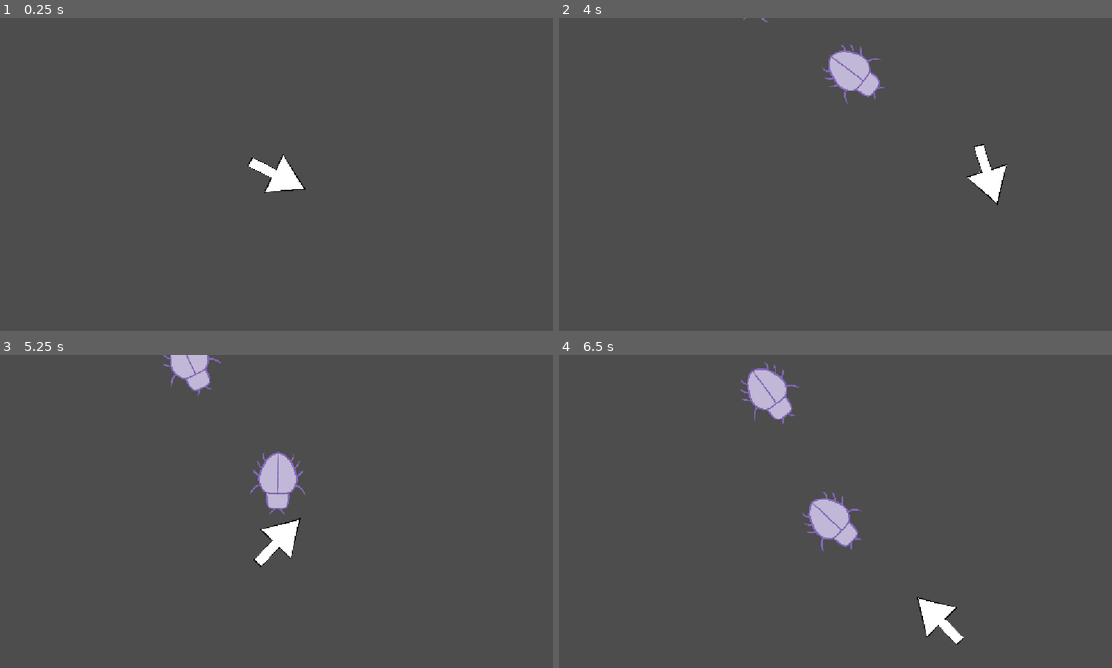
Above: before the commit, frames 1-4 (two rows, left to right).
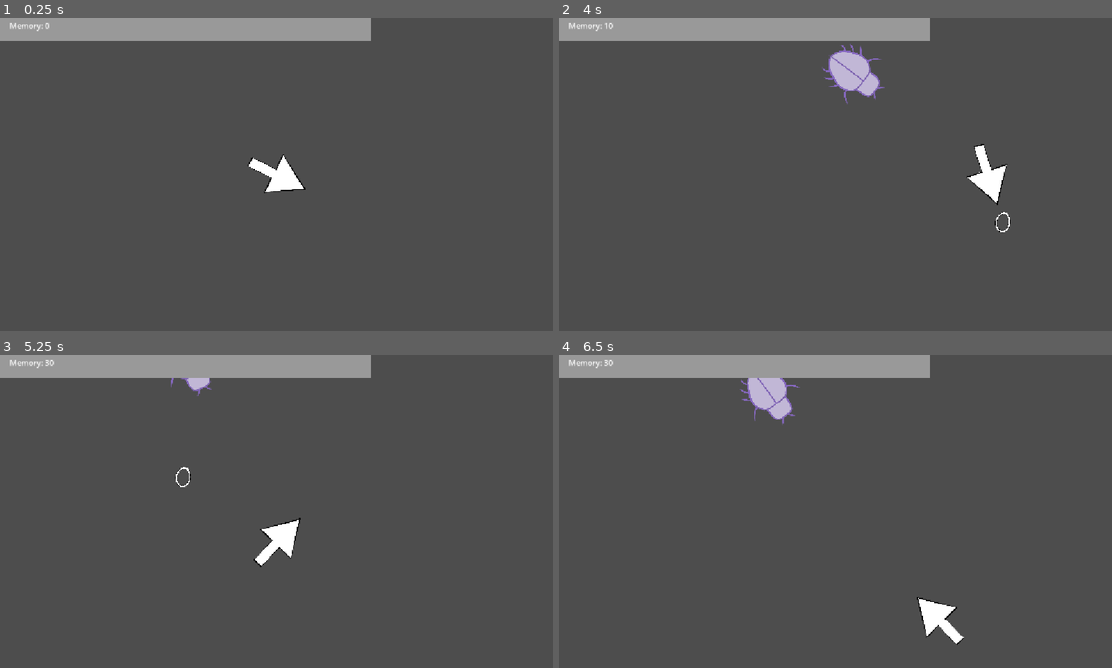
Above: after the commit, the same moments.

Repository: HaroldHuynh/2026GameJam
Game: Godot game, scene res://player/player_test_level.tscn
The game is run twice, just before and just after one commit, with the same random seed, the same clock (stepped at 60 frames per second) and the same inputs.
Inputs (mouse positions are in pixels of both pictures, inside the frame that each line leads up to):
- Up to frame 1 (0.25 s): no input
- Up to frame 2 (4 s): tap Enter at 0.5, 1.35, 2.85 s; move the mouse to (957, 158) at 0.52 s; hold D (right) 0.53-1.28 s; hold Enter 0.53-1.28 s; tap Space at 0.77, 1.52, 3.02, 3.77 s; move the mouse to (724, 190) at 1.27 s; hold S (down) 1.28-2.03 s; move the mouse to (890, 105) at 2.02 s; hold D (right) 2.03-2.78 s; hold Enter 2.03-2.78 s; move the mouse to (807, 237) at 2.77 s; hold W (up) 2.78-3.53 s; move the mouse to (1001, 221) at 3.52 s; hold A (left) from 3.53 s (still down); hold Enter from 3.53 s (still down)
- Up to frame 3 (5.25 s): move the mouse to (110, 464) at 4.27 s; release Enter at 4.28 s; tap Enter at 4.35 s; tap Space at 4.52 s; move the mouse to (304, 511) at 5.02 s; release A (left) at 5.03 s; hold S (down) from 5.03 s (still down); hold Enter from 5.03 s (still down)
- Up to frame 4 (6.5 s): move the mouse to (752, 433) at 5.77 s; release S (down) at 5.78 s; release Enter at 5.78 s; hold D (right) from 5.78 s (still down); tap Enter at 5.85 s; tap Space at 6.02 s

The runs differ from the first frame. In frame 1, 4.9% of the frame differs, in the area x 0-68%, y 0-8%; in frame 2, 5.0%; in frame 3, 6.0%, in the area x 0-68%, y 0-52%; in frame 4, 6.0%.

Commit message:
gameover screen

Diff:
--- a/enemy/enemy.gd
+++ b/enemy/enemy.gd
@@ -27,3 +27,4 @@
 
 func _on_area_2d_body_entered(body: Node2D) -> void:
 	hit_player.emit()
+	queue_free()
--- /dev/null
+++ b/player/game_over.tscn
@@ -0,0 +1,17 @@
+[gd_scene format=3 uid="uid://srh4x4fiq4x1"]
+
+[ext_resource type="Texture2D" uid="uid://dkq674uo7tvkg" path="res://player/gameover.png" id="1_o2vrq"]
+
+[sub_resource type="StyleBoxTexture" id="StyleBoxTexture_fr624"]
+texture = ExtResource("1_o2vrq")
+
+[node name="GameOver" type="CanvasLayer" unique_id=585318248]
+process_mode = 2
+
+[node name="Panel" type="Panel" parent="." unique_id=391532980]
+anchors_preset = 15
+anchor_right = 1.0
+anchor_bottom = 1.0
+grow_horizontal = 2
+grow_vertical = 2
+theme_override_styles/panel = SubResource("StyleBoxTexture_fr624")
--- /dev/null
+++ b/player/hud.tscn
@@ -0,0 +1,17 @@
+[gd_scene format=3 uid="uid://c8oghx1s5bjhl"]
+
+[sub_resource type="StyleBoxFlat" id="StyleBoxFlat_imrot"]
+
+[node name="Hud" type="CanvasLayer" unique_id=731691075]
+
+[node name="Panel" type="Panel" parent="." unique_id=769030547]
+offset_right = 768.0
+offset_bottom = 48.0
+theme_override_styles/panel = SubResource("StyleBoxFlat_imrot")
+
+[node name="HPLabel" type="Label" parent="." unique_id=1859589680]
+offset_left = 20.0
+offset_top = 4.0
+offset_right = 116.0
+offset_bottom = 27.0
+text = "Memory: 0%"
--- a/player/player.gd
+++ b/player/player.gd
@@ -8,6 +8,10 @@
 
 func _ready():
 	screen_size = get_viewport_rect().size
+	process_mode = Node.PROCESS_MODE_ALWAYS
+	reset()
+
+func reset():
 	position = screen_size / 2
 	speed = 300.0
 	can_shoot = true
@@ -17,6 +21,11 @@
 	move_and_slide()
 	look_at(get_global_mouse_position())
 
+func _process(delta: float) -> void:
+	if get_parent().gameOver == true:
+		if Input.is_key_pressed(KEY_ENTER):
+			print("ENTERED")
+			get_parent().new_game()
 
 func process_movement() -> void:
 		# Get the input direction and handle the movement/deceleration.
--- a/player/player_test_level.gd
+++ b/player/player_test_level.gd
@@ -1,15 +1,32 @@
 extends Node2D
 
+var hp : int
+var gameOver : bool
 
 # Called when the node enters the scene tree for the first time.
 func _ready() -> void:
-	pass # Replace with function body.
+	new_game()
 
 
 # Called every frame. 'delta' is the elapsed time since the previous frame.
 func _process(delta: float) -> void:
 	pass
 
+func new_game():
+	hp = 0
+	$player.reset()
+	$Hud/HPLabel.text = "Memory: " + str(hp)
+	$GameOver.hide()
+	gameOver = false
+	get_tree().call_group("enemies", "queue_free")
+	get_tree().call_group("bullets", "queue_free")
+	get_tree().paused = false
+
 
 func _on_enemy_spawner_hit_p() -> void:
-	pass
+	hp += 10
+	$Hud/HPLabel.text = "Memory: " + str(hp)
+	if hp >= 100:
+		get_tree().paused = true
+		$GameOver.show()
+		gameOver = true
--- a/player/player_test_level.tscn
+++ b/player/player_test_level.tscn
@@ -4,6 +4,8 @@
 [ext_resource type="PackedScene" uid="uid://bx76wcvt7v6l5" path="res://player/player.tscn" id="1_iua4h"]
 [ext_resource type="PackedScene" uid="uid://g7njs30vno7e" path="res://enemy/enemy_spawner.tscn" id="2_2p1ok"]
 [ext_resource type="PackedScene" uid="uid://c2dqr0dnn03ws" path="res://player/bullet_manager.tscn" id="4_beocl"]
+[ext_resource type="PackedScene" uid="uid://c8oghx1s5bjhl" path="res://player/hud.tscn" id="5_5xuwe"]
+[ext_resource type="PackedScene" uid="uid://srh4x4fiq4x1" path="res://player/game_over.tscn" id="6_fr624"]
 
 [node name="PlayerTestLevel" type="Node2D" unique_id=1984897700]
 script = ExtResource("1_b1r12")
@@ -14,5 +16,9 @@
 
 [node name="BulletManager" parent="." unique_id=1162069898 instance=ExtResource("4_beocl")]
 
+[node name="Hud" parent="." unique_id=731691075 instance=ExtResource("5_5xuwe")]
+
+[node name="GameOver" parent="." unique_id=585318248 instance=ExtResource("6_fr624")]
+
 [connection signal="shoot" from="player" to="BulletManager" method="_on_player_shoot"]
 [connection signal="hit_p" from="EnemySpawner" to="." method="_on_enemy_spawner_hit_p"]
Binary file added: player/gameover.png
Not shown, added: player/gameover.png.import
